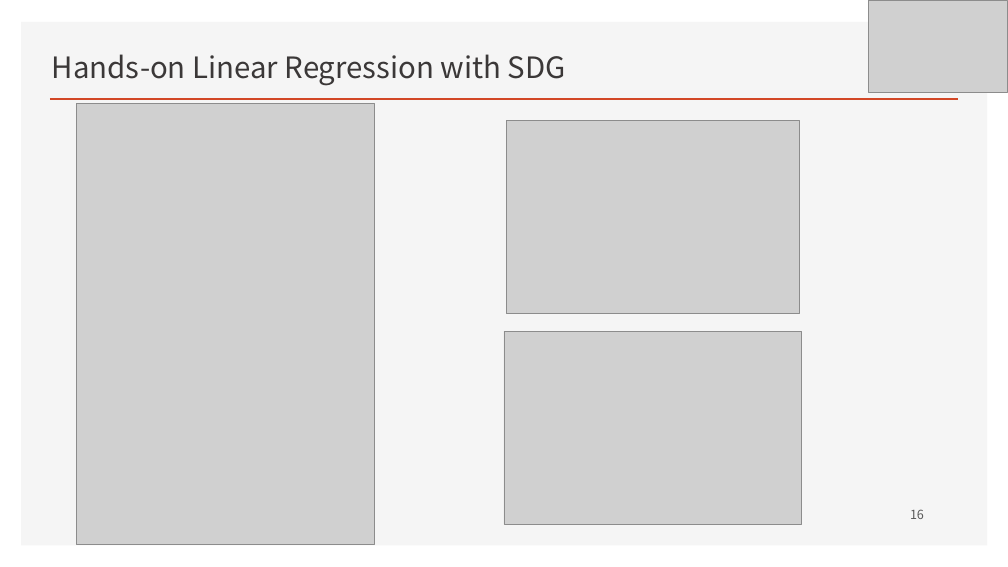
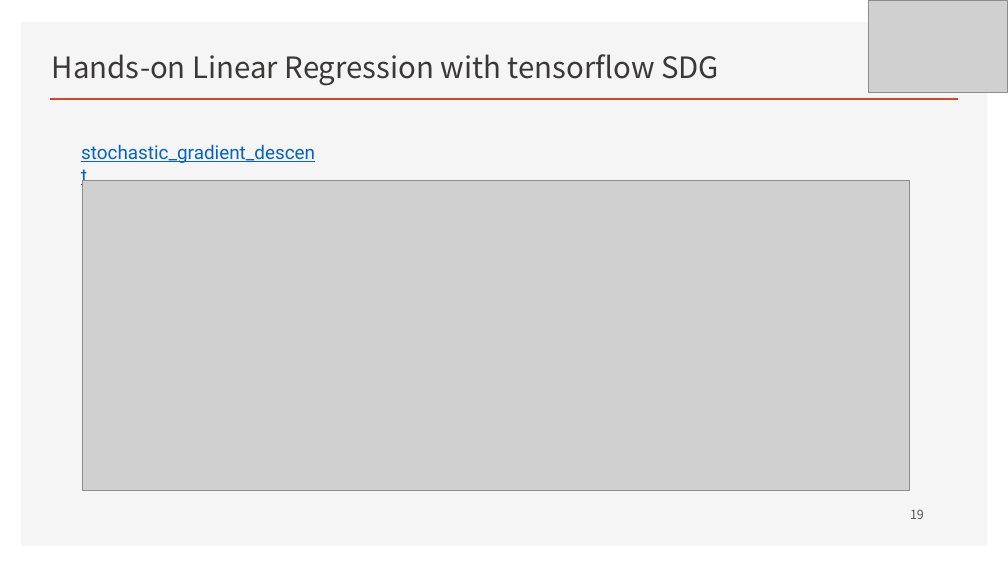
Before and after one commit to ancestor9/mathematics-for-machine-learning, a slide deck: slide 19 of w4_Perceptron_Regression.pptx (slide 16 before the commit). Drawn at 1008x567 pixels with LibreOffice and Linux fonts; fonts in the diff are those of the drawing; grey boxes stand for pictures; background and template pictures are left out. Boxes give left, top, right and bottom in pixels: in the first picture for what was removed or moved away, otherwise in the second. Text is boxed around its words. In the diff, an @@ line names an element or a change of style, - is before the commit and + after.

```diff
--- a/w4_Perceptron_Regression.pptx
+++ b/w4_Perceptron_Regression.pptx
@@ text at (52, 54, 719, 86): text changed @@
-Hands-on Linear Regression with SDG
+Hands-on Linear Regression with tensorflow SDG
@@ picture removed at (76, 104, 374, 544) @@
@@ text added at (81, 144, 315, 163), 18 pt, text #0563C1, underline @@
+stochastic_gradient_descent
@@ picture removed at (507, 120, 800, 314) @@
@@ picture added at (82, 181, 910, 491) @@
@@ picture removed at (504, 331, 802, 525) @@
@@ page number at (910, 509, 924, 519): text changed @@
-16
+19
```
Also in this commit, not shown: 3 other slides changed, 4 slides added, 1 slide removed.
